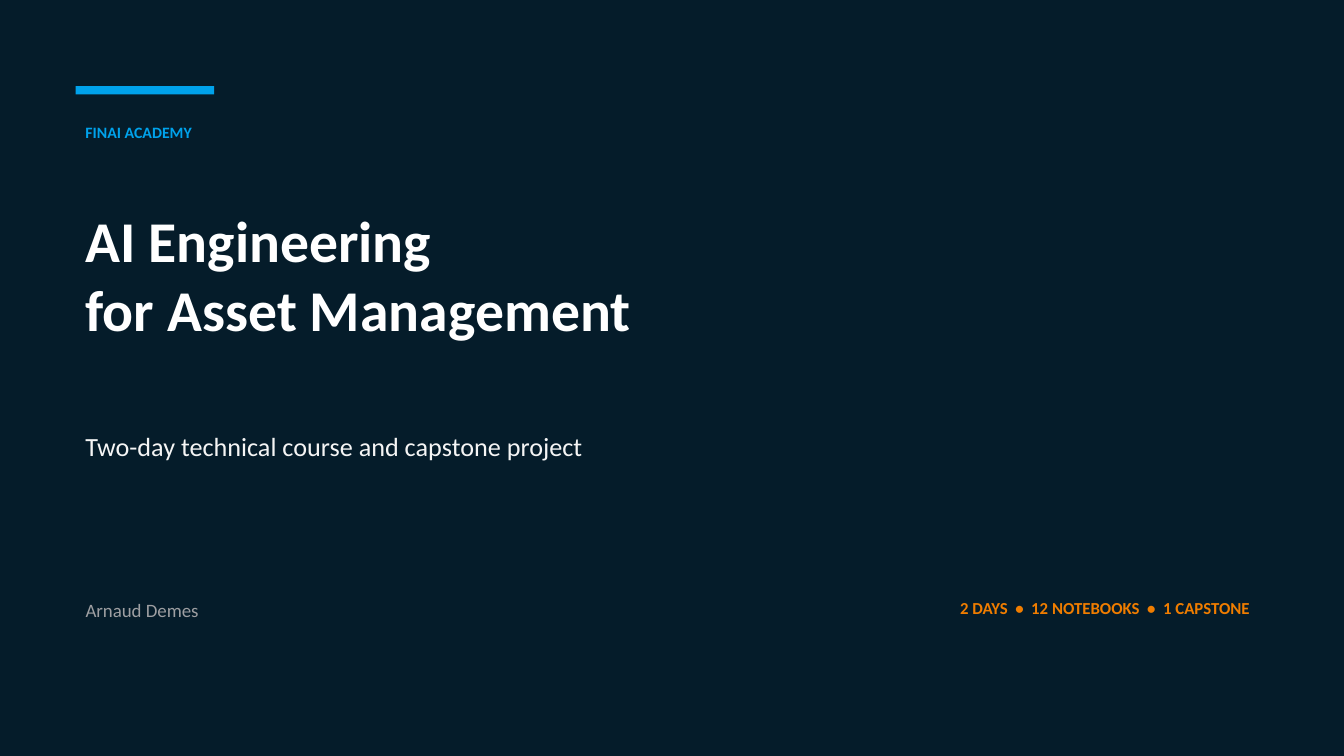
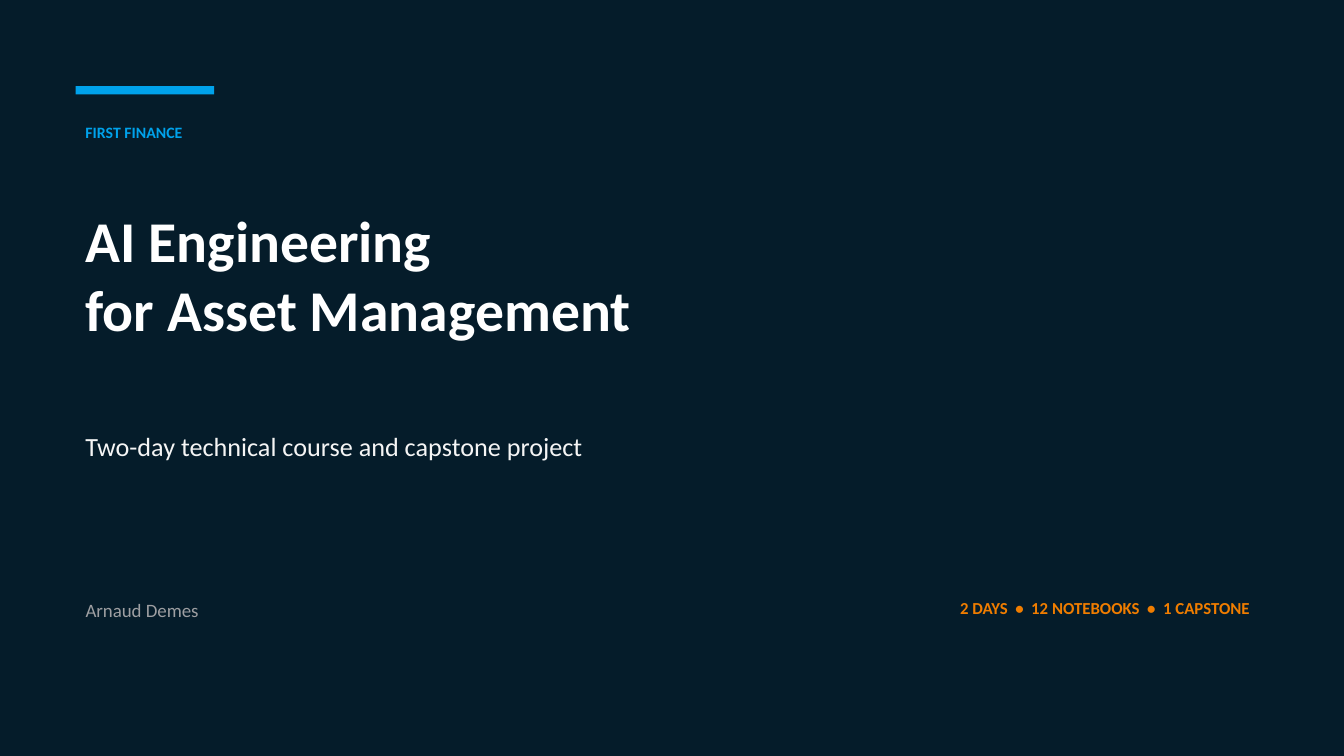
Before and after one commit to Nonocho/finai-academy, a slide deck: slide 1 of decks/00-course-introduction.pptx. Drawn at 1344x756 pixels with LibreOffice and Linux fonts; fonts in the diff are those of the drawing. Boxes give left, top, right and bottom in pixels: in the first picture for what was removed or moved away, otherwise in the second. Text is boxed around its words. In the diff, an @@ line names an element or a change of style, - is before the commit and + after.

```diff
--- a/decks/00-course-introduction.pptx
+++ b/decks/00-course-introduction.pptx
@@ text at (85, 127, 182, 138): text changed @@
-FINAI ACADEMY
+FIRST FINANCE
```
Also in this commit, not shown: 3 other files.
